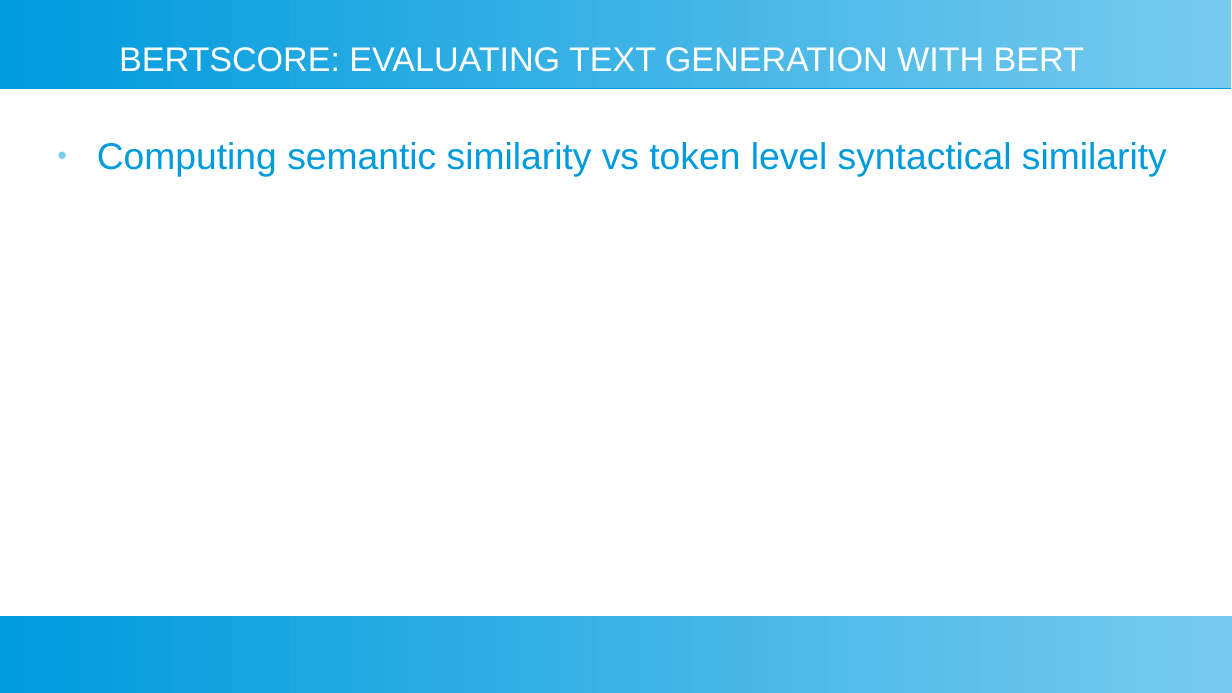
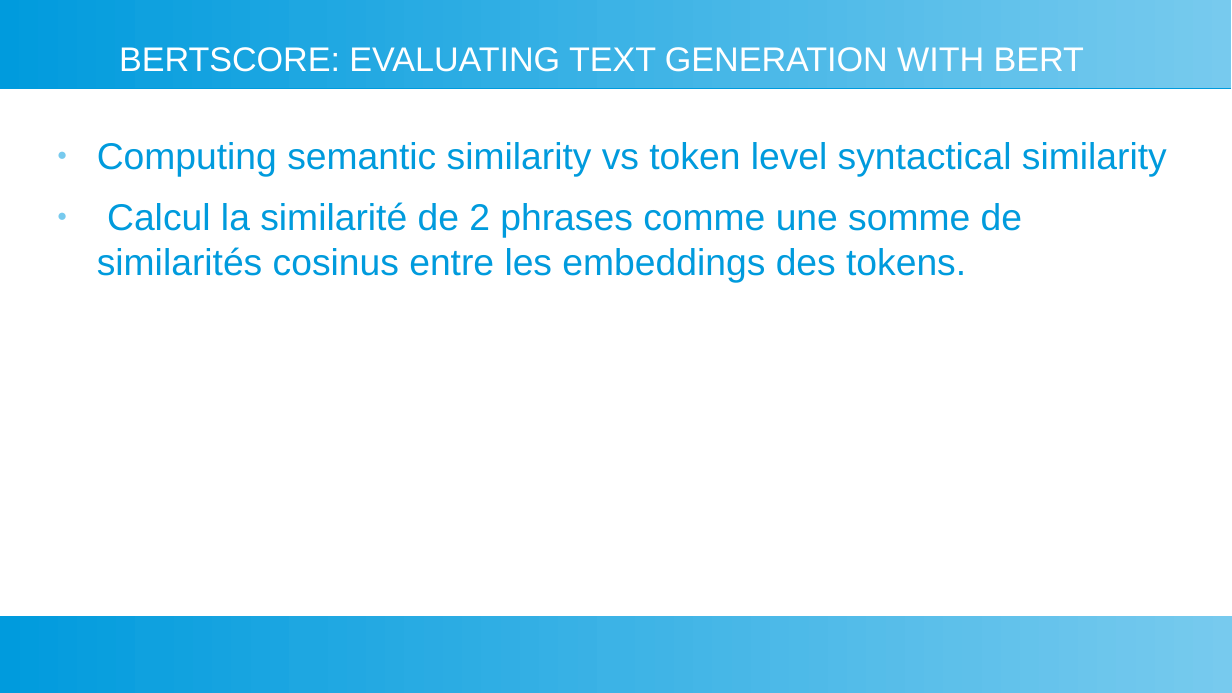
Before and after one commit to fannybachey/stage_2024, a slide deck: slide 38 of presentation/presentation_2.odp. Drawn at 1232x693 pixels with LibreOffice and Linux fonts; fonts in the diff are those of the drawing. Boxes give left, top, right and bottom in pixels: in the first picture for what was removed or moved away, otherwise in the second. Text is boxed around its words. In the diff, an @@ line names an element or a change of style, - is before the commit and + after.

```diff
--- a/presentation/presentation_2.odp
+++ b/presentation/presentation_2.odp
@@ text at bbox=[97, 202, 1022, 282]: paragraph added @@
+● Calcul la similarité de 2 phrases comme une somme de similarités cosinus entre les embeddings des tokens.
```
Also in this commit, not shown: 2 slides added, 1 other file.
